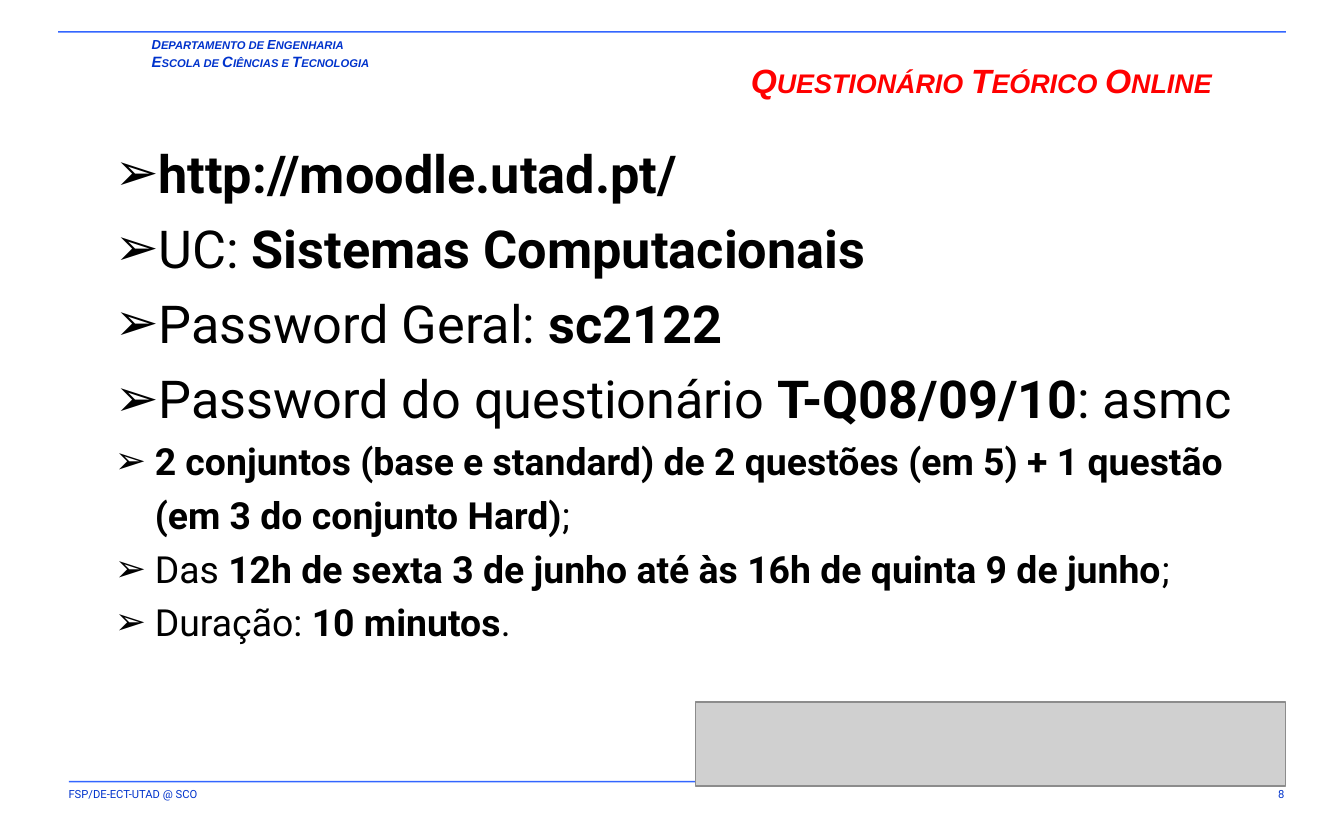
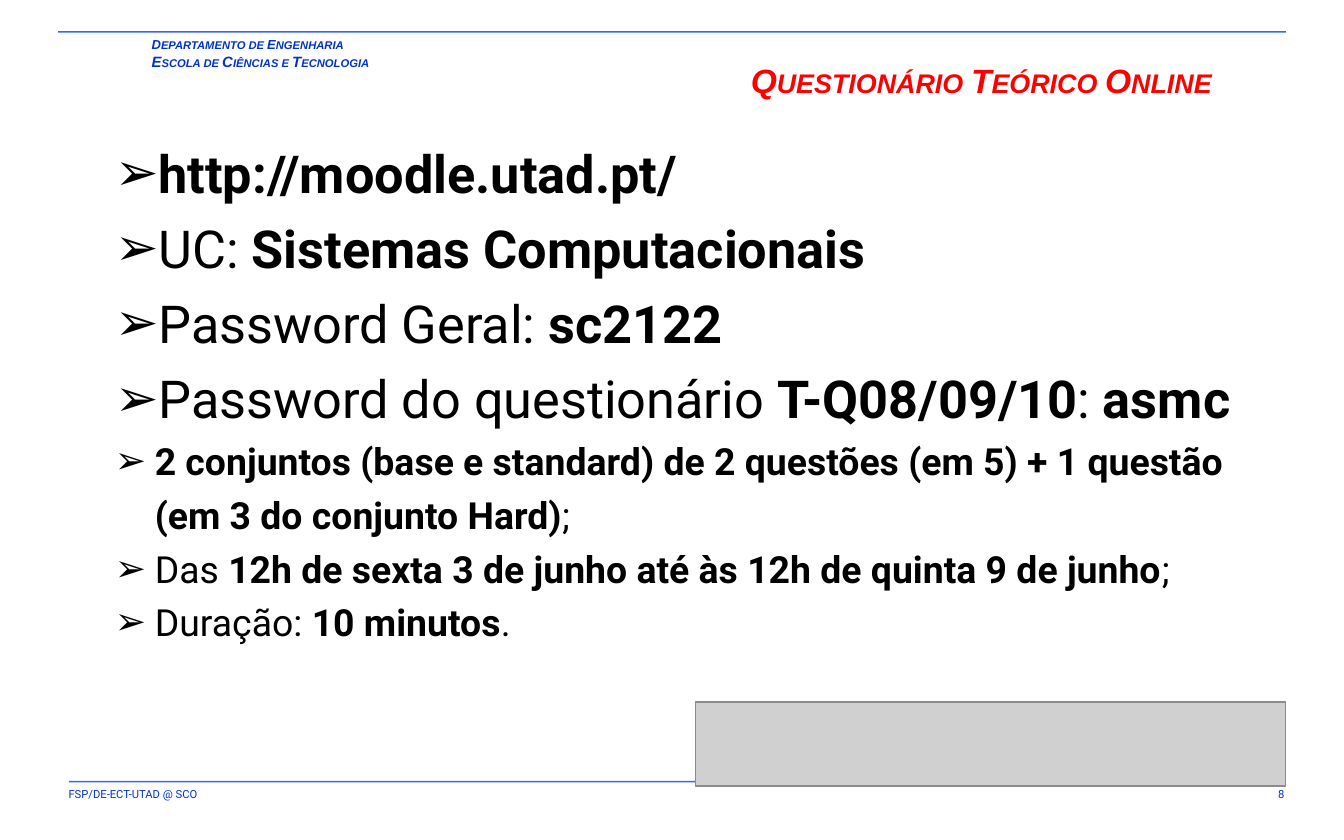
Before and after one commit to fsp864/UTAD-SCO, a slide deck: slide 8 of aulas/t/SCO-T2-S07-S08/SCO-T2-S07-S08.pptx. Drawn at 1344x840 pixels with LibreOffice and Linux fonts; fonts in the diff are those of the drawing; grey boxes stand for pictures; background and template pictures are left out. Boxes give left, top, right and bottom in pixels: in the first picture for what was removed or moved away, otherwise in the second. Text is boxed around its words. In the diff, an @@ line names an element or a change of style, - is before the commit and + after.

```diff
--- a/aulas/t/SCO-T2-S07-S08/SCO-T2-S07-S08.pptx
+++ b/aulas/t/SCO-T2-S07-S08/SCO-T2-S07-S08.pptx
@@ text at box(159, 378, 1230, 429): bold on in "asmc" @@
@@ text at box(155, 555, 1170, 591): text changed @@
-  ➢ Das 12h de sexta 3 de junho até às 16h de quinta 9 de junho;
+  ➢ Das 12h de sexta 3 de junho até às 12h de quinta 9 de junho;
```
Also in this commit, not shown: 25 other files.
